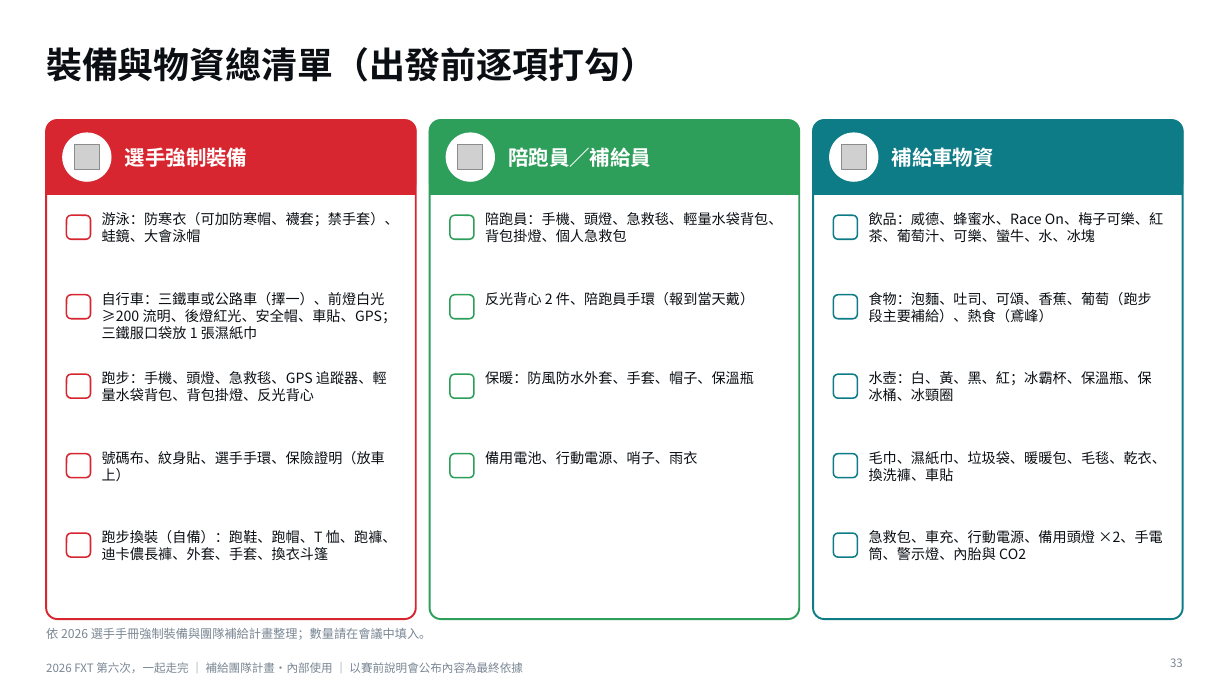
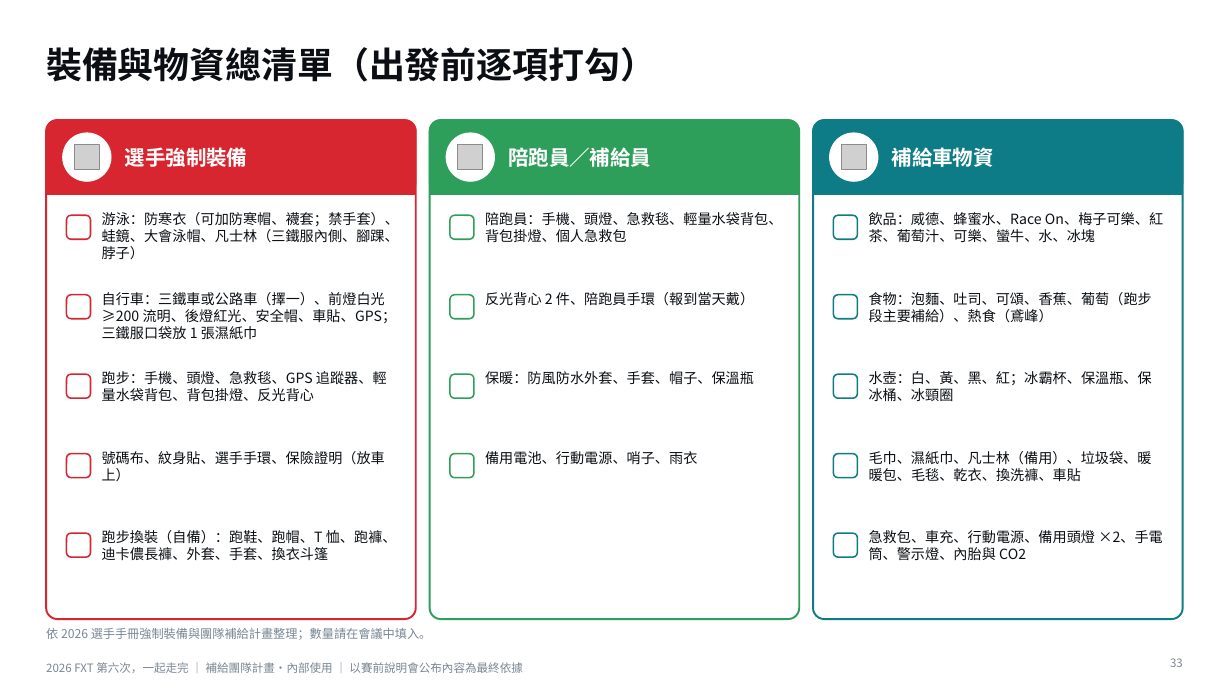
Before and after one commit to powermovebboy-sys/Race-site, a slide deck: slide 33 of deck/2026_FXT_第六次一起走完.pptx. Drawn at 1232x693 pixels with LibreOffice and Linux fonts; fonts in the diff are those of the drawing; grey boxes stand for pictures. Boxes give left, top, right and bottom in pixels: in the first picture for what was removed or moved away, otherwise in the second. Text is boxed around its words. In the diff, an @@ line names an element or a change of style, - is before the commit and + after.

```diff
--- a/deck/2026_FXT_第六次一起走完.pptx
+++ b/deck/2026_FXT_第六次一起走完.pptx
@@ text at [102, 212, 399, 259]: text changed @@
-游泳：防寒衣（可加防寒帽、襪套；禁手套）、蛙鏡、大會泳帽
+游泳：防寒衣（可加防寒帽、襪套；禁手套）、蛙鏡、大會泳帽、凡士林（三鐵服內側、腳踝、脖子）
@@ text at [869, 451, 1152, 482]: text changed @@
-毛巾、濕紙巾、垃圾袋、暖暖包、毛毯、乾衣、換洗褲、車貼
+毛巾、濕紙巾、凡士林（備用）、垃圾袋、暖暖包、毛毯、乾衣、換洗褲、車貼
```
Also in this commit, not shown: 2 other slides changed, 2 other files.
